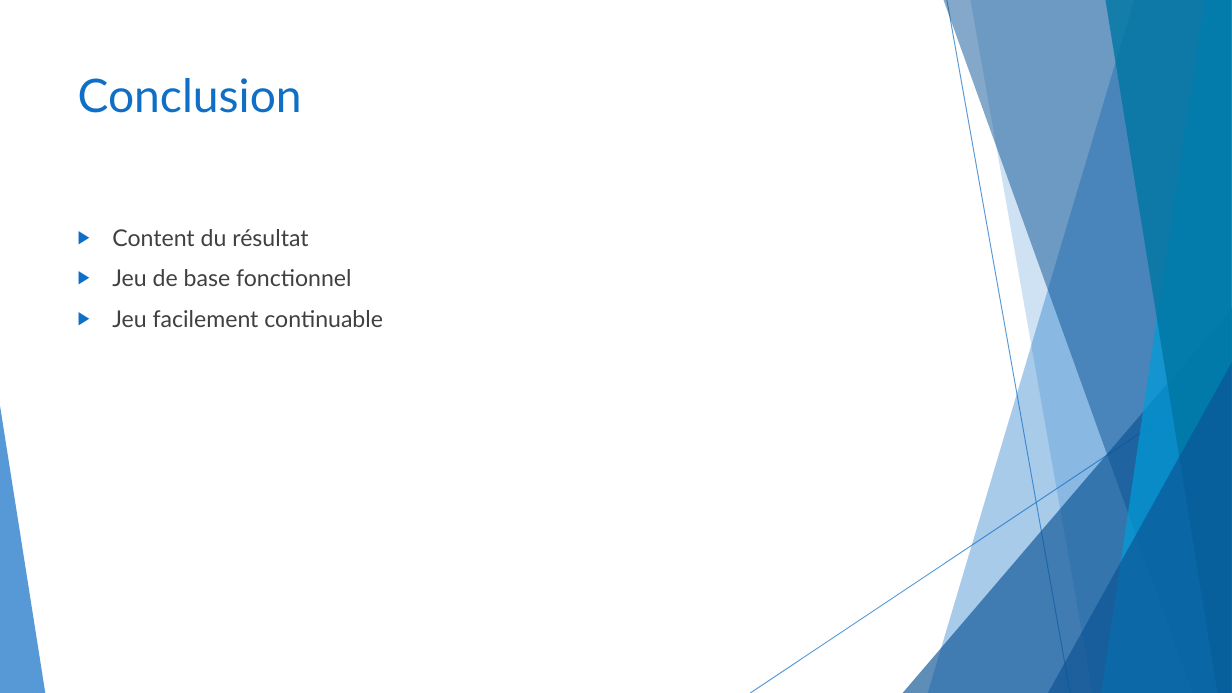
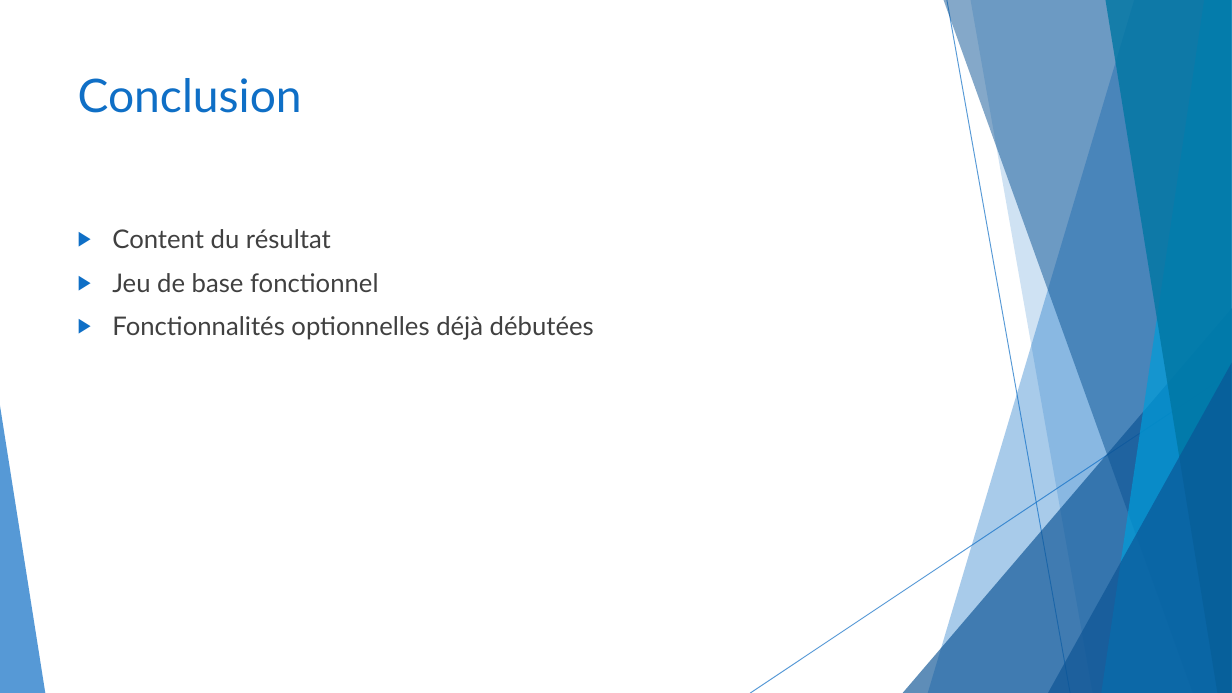
Before and after one commit to CeKonVeu/KingSkullClassicOnline, a slide deck: slide 11 of doc/King Skull Classic Online.pptx. Drawn at 1232x693 pixels with LibreOffice and Linux fonts; fonts in the diff are those of the drawing. Boxes give left, top, right and bottom in pixels: in the first picture for what was removed or moved away, otherwise in the second. Text is boxed around its words. In the diff, an @@ line names an element or a change of style, - is before the commit and + after.

```diff
--- a/doc/King Skull Classic Online.pptx
+++ b/doc/King Skull Classic Online.pptx
@@ text at (112,229,378,292): size 18 to 20 pt in "Content du résultat", "Jeu de base fonctionnel" @@
@@ text at (112,316,594,340): text changed; size 18 to 20 pt @@
-▶ Jeu facilement continuable
+▶ Fonctionnalités optionnelles déjà débutées
```
Also in this commit, not shown: 8 other slides changed.
